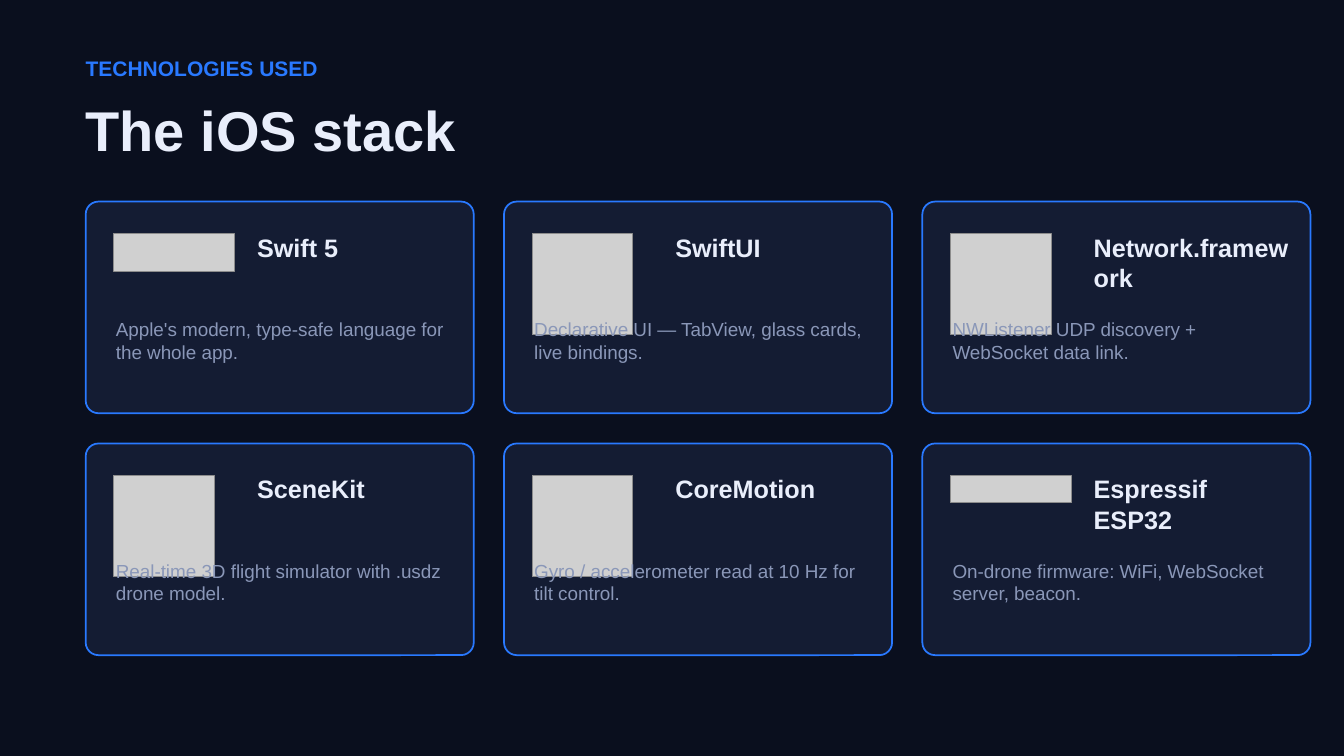
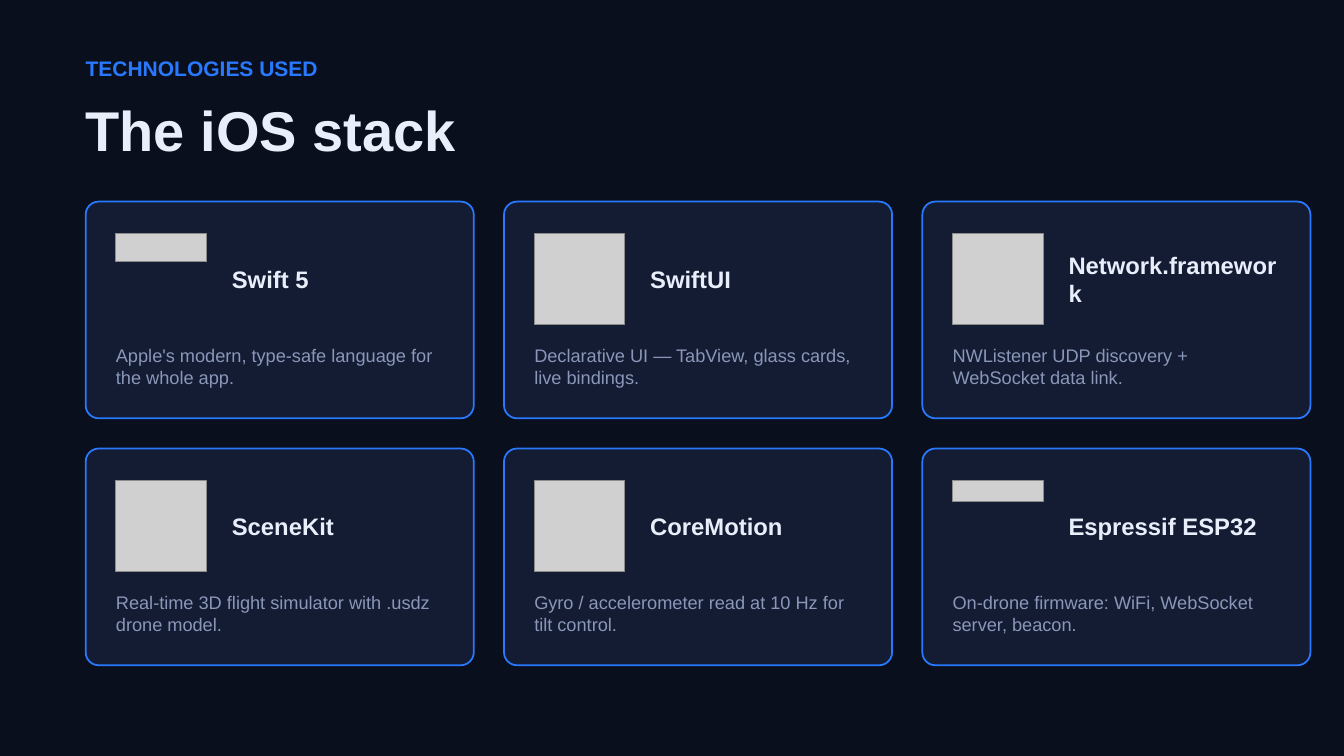
Before and after one commit to 2526-4ahitm-itp/2526-4ahitm-easypilot, a slide deck: slide 3 of docs/presentation-ios/EasyPilot-iOS-Overview.pptx. Drawn at 1344x756 pixels with LibreOffice and Linux fonts; fonts in the diff are those of the drawing; grey boxes stand for pictures. Boxes give left, top, right and bottom in pixels: in the first picture for what was removed or moved away, otherwise in the second. Text is boxed around its words. In the diff, an @@ line names an element or a change of style, - is before the commit and + after.

```diff
--- a/docs/presentation-ios/EasyPilot-iOS-Overview.pptx
+++ b/docs/presentation-ios/EasyPilot-iOS-Overview.pptx
@@ rounded rectangle: place and size @@
-rounded rectangle at <box>86,202,474,413</box>
+rounded rectangle at <box>86,202,474,418</box>
@@ rounded rectangle: place and size @@
-rounded rectangle at <box>504,202,892,413</box>
+rounded rectangle at <box>504,202,892,418</box>
@@ rounded rectangle: place and size @@
-rounded rectangle at <box>923,202,1311,413</box>
+rounded rectangle at <box>923,202,1311,418</box>
@@ picture: place and size @@
-picture at <box>114,234,235,271</box>
+picture at <box>116,234,207,262</box>
@@ text "Swift 5": place and size @@
-text "Swift 5" at <box>257,238,338,258</box>
+text "Swift 5" at <box>232,270,308,289</box>
@@ picture: place and size @@
-picture at <box>532,234,633,335</box>
+picture at <box>534,234,625,325</box>
@@ text "SwiftUI": place and size @@
-text "SwiftUI" at <box>675,238,760,258</box>
+text "SwiftUI" at <box>650,270,731,289</box>
@@ picture: place and size @@
-picture at <box>951,234,1052,335</box>
+picture at <box>953,234,1044,325</box>
@@ text "Network.framework": place and size @@
-text "Network.framework" at <box>1094,238,1289,258</box>
+text "Network.framework" at <box>1069,256,1277,275</box>
@@ text "Apple's modern, type-safe language for ...": place and size @@
-text "Apple's modern, type-safe language for ..." at <box>116,322,443,363</box>
+text "Apple's modern, type-safe language for ..." at <box>116,349,432,388</box>
@@ text "Declarative UI — TabView, glass ...": place and size @@
-text "Declarative UI — TabView, glass ..." at <box>534,322,861,363</box>
+text "Declarative UI — TabView, glass ..." at <box>534,349,850,388</box>
@@ text "NWListener UDP discovery + WebSocket ...": place and size @@
-text "NWListener UDP discovery + WebSocket ..." at <box>953,322,1180,359</box>
+text "NWListener UDP discovery + WebSocket ..." at <box>953,349,1173,384</box>
@@ rounded rectangle: place and size @@
-rounded rectangle at <box>86,444,474,655</box>
+rounded rectangle at <box>86,449,474,665</box>
@@ rounded rectangle: place and size @@
-rounded rectangle at <box>504,444,892,655</box>
+rounded rectangle at <box>504,449,892,665</box>
@@ rounded rectangle: place and size @@
-rounded rectangle at <box>923,444,1311,655</box>
+rounded rectangle at <box>923,449,1311,665</box>
@@ picture: place and size @@
-picture at <box>114,476,215,577</box>
+picture at <box>116,481,207,572</box>
@@ text "SceneKit": place and size @@
-text "SceneKit" at <box>257,479,365,499</box>
+text "SceneKit" at <box>232,517,334,536</box>
@@ picture: place and size @@
-picture at <box>532,476,633,577</box>
+picture at <box>534,481,625,572</box>
@@ text "CoreMotion": place and size @@
-text "CoreMotion" at <box>675,479,815,499</box>
+text "CoreMotion" at <box>650,517,782,536</box>
@@ picture: place and size @@
-picture at <box>951,476,1072,503</box>
+picture at <box>953,481,1044,501</box>
@@ size 18 to 17 pt; vertical alignment top to middle in 6 elements at <box>232,270,308,289</box>, <box>650,270,731,289</box>, <box>1069,256,1277,275</box>, <box>232,517,334,536</box>, <box>650,517,782,536</box>, <box>1069,517,1256,540</box> @@
@@ text "Espressif ESP32": place and size @@
-text "Espressif ESP32" at <box>1094,479,1207,530</box>
+text "Espressif ESP32" at <box>1069,517,1256,540</box>
@@ text "Real-time 3D flight simulator with ...": place and size @@
-text "Real-time 3D flight simulator with ..." at <box>116,563,441,600</box>
+text "Real-time 3D flight simulator with ..." at <box>116,596,429,631</box>
@@ text "Gyro / accelerometer read at ...": place and size @@
-text "Gyro / accelerometer read at ..." at <box>534,563,855,600</box>
+text "Gyro / accelerometer read at ..." at <box>534,596,844,631</box>
@@ size 13.5 to 13 pt in 6 elements at <box>116,349,432,388</box>, <box>534,349,850,388</box>, <box>953,349,1173,384</box>, <box>116,596,429,631</box>, <box>534,596,844,631</box>, <box>953,596,1252,633</box> @@
@@ text "On-drone firmware: WiFi, WebSocket server, ...": place and size @@
-text "On-drone firmware: WiFi, WebSocket server, ..." at <box>953,564,1264,602</box>
+text "On-drone firmware: WiFi, WebSocket server, ..." at <box>953,596,1252,633</box>
```
Also in this commit, not shown: 1 slide removed, 8 other files.
